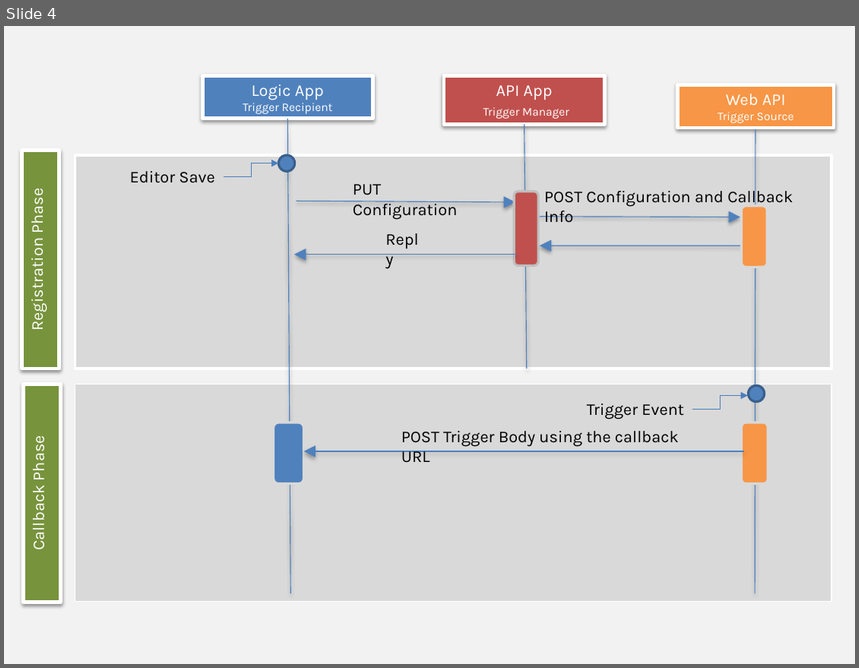
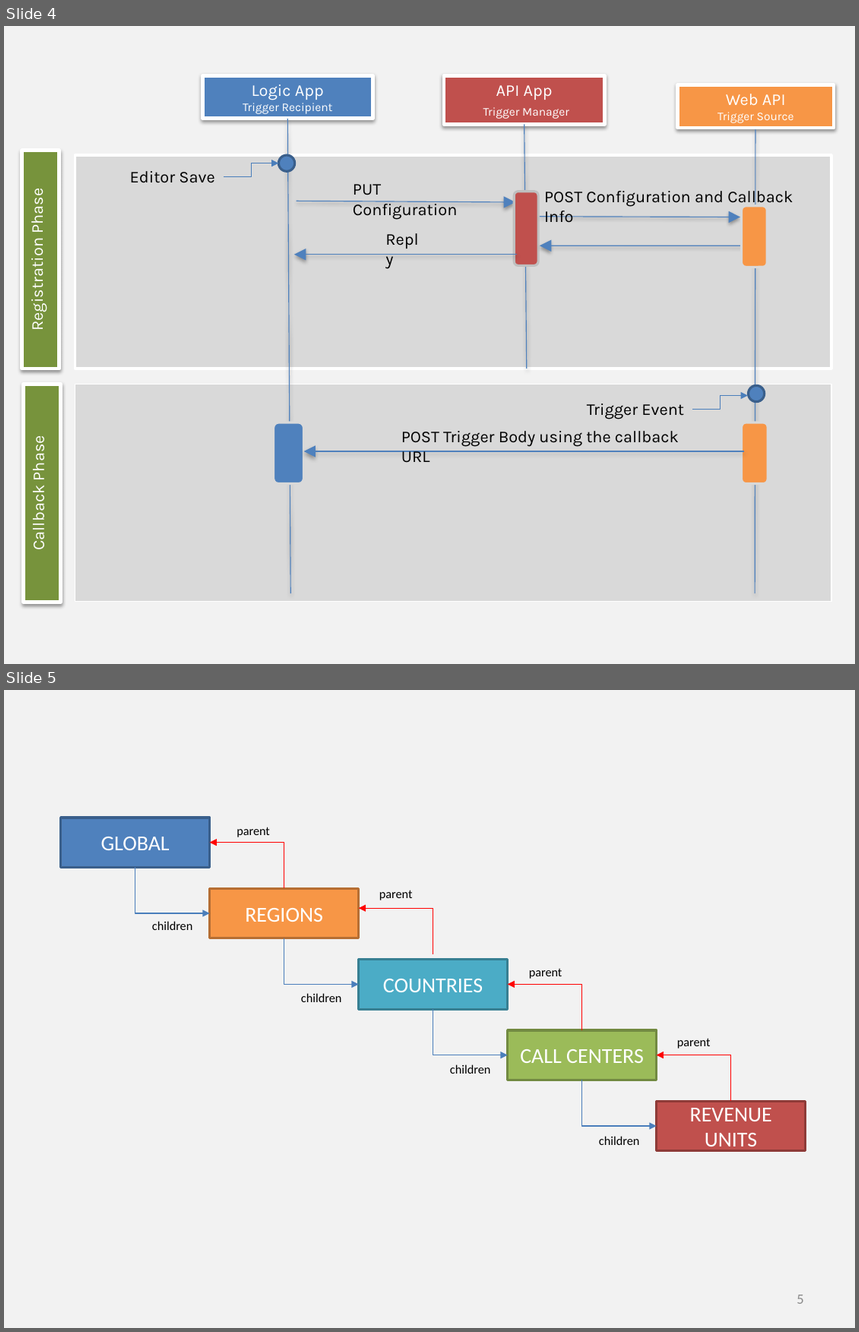
Before and after one commit to khaledhikmat/khaledhikmat.github.io, a slide deck: illustrations/illustrations.pptx. Shown one above the other, each under a label of ours: slide 4 before the commit, slides 4 and 5 after it. The pictures are 859x668 and 859x1332 pixels, drawn with LibreOffice and Linux fonts; fonts in the diff are those of the drawing. Boxes give left, top, right and bottom in pixels: in the first picture for what was removed or moved away, otherwise in the second. Text is boxed around its words. In the diff, an @@ line names an element or a change of style, - is before the commit and + after.

```diff
--- a/illustrations/illustrations.pptx
+++ b/illustrations/illustrations.pptx
@@ slide 5 added at (4, 690, 855, 1328), background #F2F2F2 @@
@@ rectangle added at (61, 818, 210, 867), fill #4F81BD, outline #3A5F8C 2 pt, 18 pt, text #FFFFFF @@
+GLOBAL
@@ elbow arrow added from (284, 888) to (210, 842), #FF0000 0.75 pt @@
@@ text added at (237, 827, 270, 837), 10.5 pt, text #000000 @@
+parent
@@ elbow arrow added from (135, 867) to (210, 913), #4B7EBC 0.75 pt @@
@@ rectangle added at (210, 888, 359, 938), fill #F79646, outline #B76F34 2 pt, 18 pt, text #FFFFFF @@
+REGIONS
@@ text added at (379, 890, 413, 901), 10.5 pt, text #000000 @@
+parent
@@ elbow arrow added from (433, 954) to (359, 909), #FF0000 0.75 pt @@
@@ text added at (152, 921, 192, 930), 10.5 pt, text #000000 @@
+children
@@ elbow arrow added from (284, 939) to (359, 985), #4B7EBC 0.75 pt @@
@@ rectangle added at (359, 960, 508, 1009), fill #4BACC6, outline #377F92 2 pt, 18 pt, text #FFFFFF @@
+COUNTRIES
@@ elbow arrow added from (582, 1030) to (508, 985), #FF0000 0.75 pt @@
@@ text added at (529, 968, 563, 979), 10.5 pt, text #000000 @@
+parent
@@ text added at (301, 993, 341, 1002), 10.5 pt, text #000000 @@
+children
@@ elbow arrow added from (433, 1009) to (508, 1055), #4B7EBC 0.75 pt @@
@@ rectangle added at (508, 1030, 657, 1080), fill #9BBB59, outline #738A42 2 pt, 18 pt, text #FFFFFF @@
+CALL CENTERS
@@ text added at (677, 1038, 711, 1049), 10.5 pt, text #000000 @@
+parent
@@ text added at (450, 1065, 490, 1074), 10.5 pt, text #000000 @@
+children
@@ elbow arrow added from (731, 1101) to (657, 1055), #FF0000 0.75 pt @@
@@ elbow arrow added from (582, 1080) to (657, 1125), #4B7EBC 0.75 pt @@
@@ rectangle added at (657, 1101, 806, 1151), fill #C0504D, outline #8E3B39 2 pt, 18 pt, text #FFFFFF @@
+REVENUE UNITS
@@ text added at (599, 1136, 639, 1145), 10.5 pt, text #000000 @@
+children
@@ page number added at (797, 1295, 804, 1304), 12 pt, text #8C8C8C @@
+5
```
Also in this commit, not shown: 3 other slides added, 4 other files.
